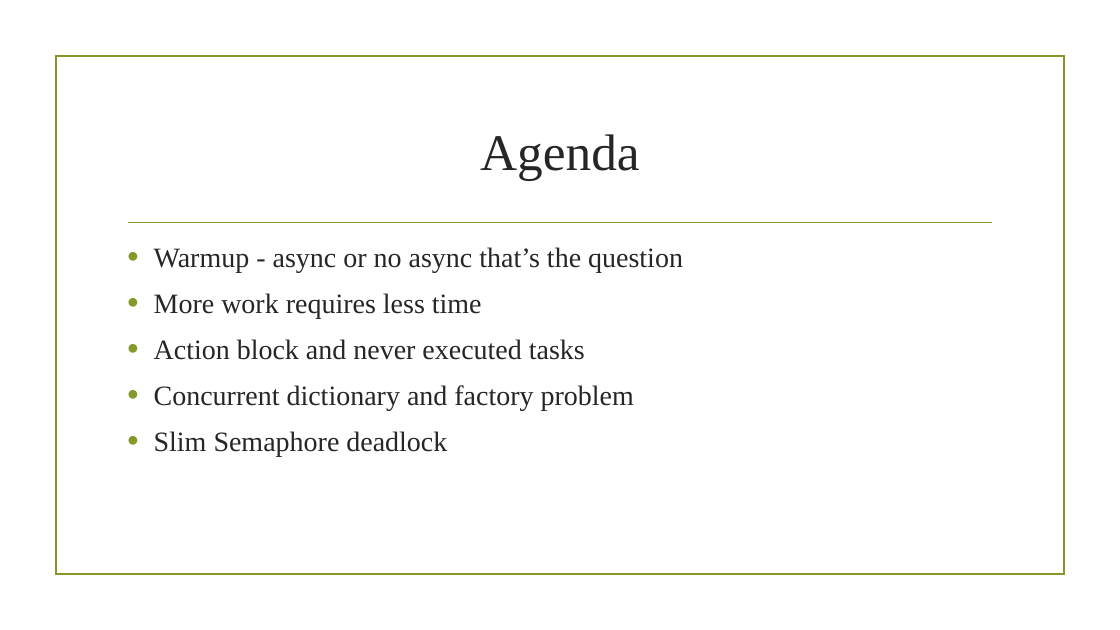
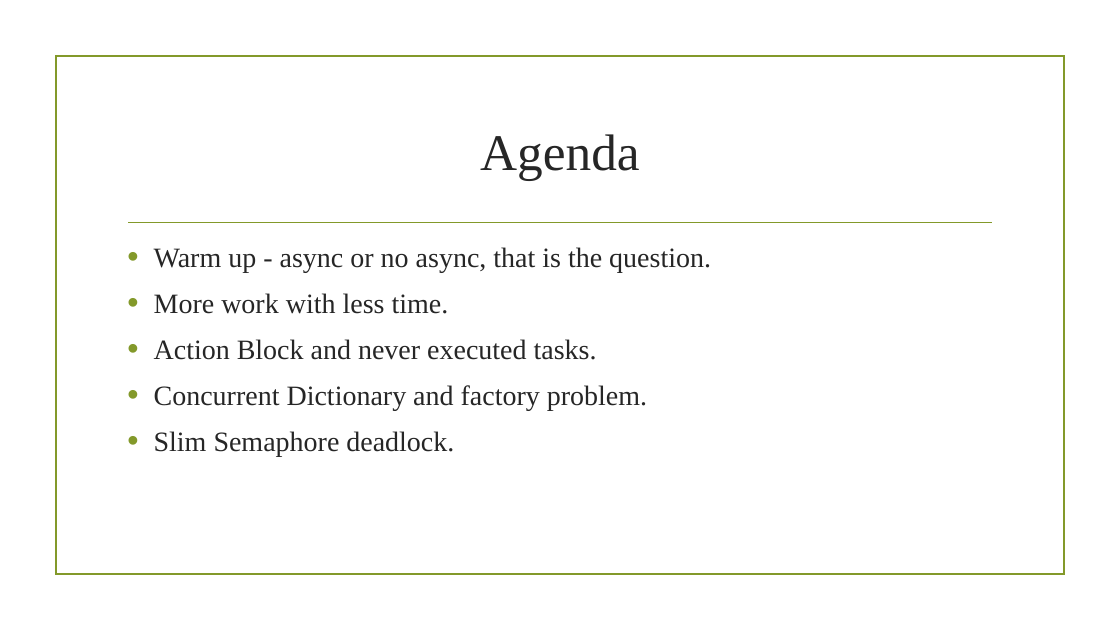
Before and after one commit to MariuszKrzanowski/asynchronous-intuition, a slide deck: slide 4 of slides/AsynchronousIntuition.pptx. Drawn at 1120x630 pixels with LibreOffice and Linux fonts; fonts in the diff are those of the drawing; background and template pictures are left out. Boxes give left, top, right and bottom in pixels: in the first picture for what was removed or moved away, otherwise in the second. Text is boxed around its words. In the diff, an @@ line names an element or a change of style, - is before the commit and + after.

```diff
--- a/slides/AsynchronousIntuition.pptx
+++ b/slides/AsynchronousIntuition.pptx
@@ text at <box>154,247,711,457</box>: text changed @@
-• Warmup - async or no async that’s the question
-• More work requires less time
-• Action block and never executed tasks
-• Concurrent dictionary and factory problem
-• Slim Semaphore deadlock
+• Warm up - async or no async, that is the question.
+• More work with less time.
+• Action Block and never executed tasks.
+• Concurrent Dictionary and factory problem.
+• Slim Semaphore deadlock.
```
Also in this commit, not shown: 6 other slides changed, 1 slide added, 2 slides removed.
